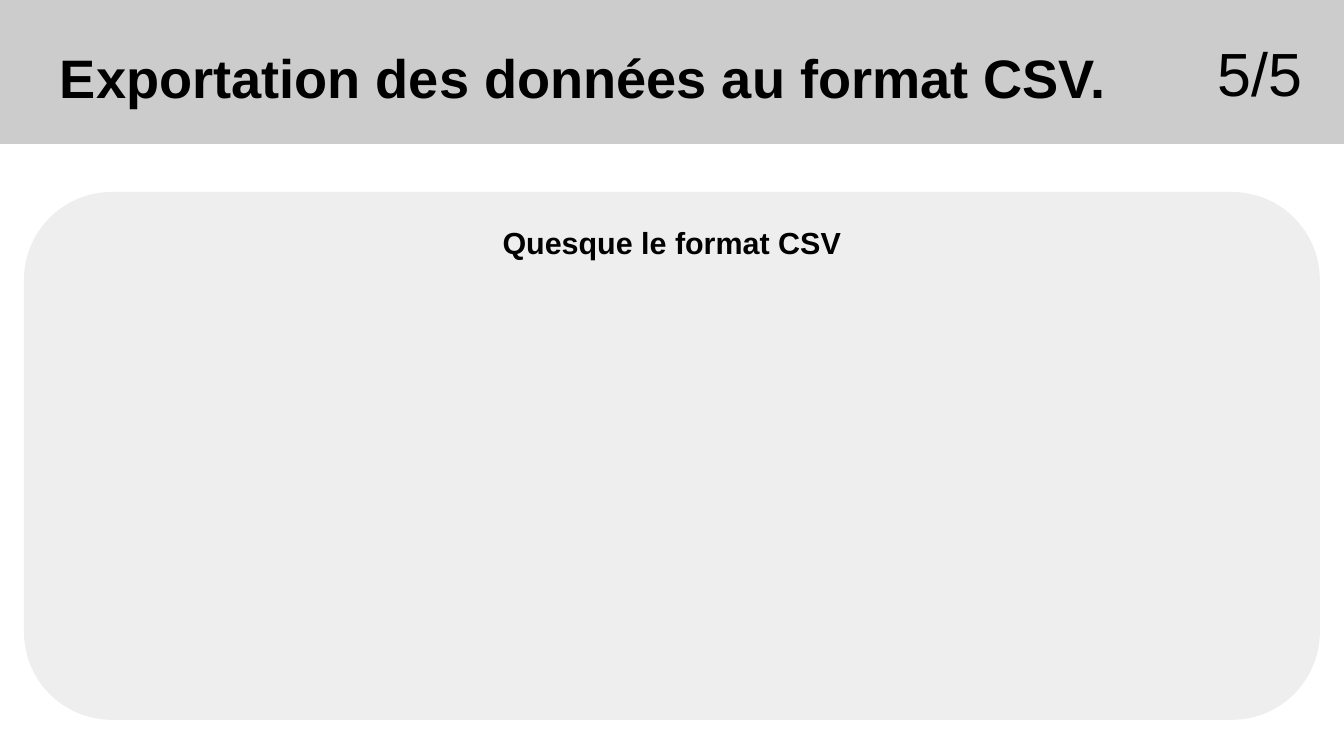
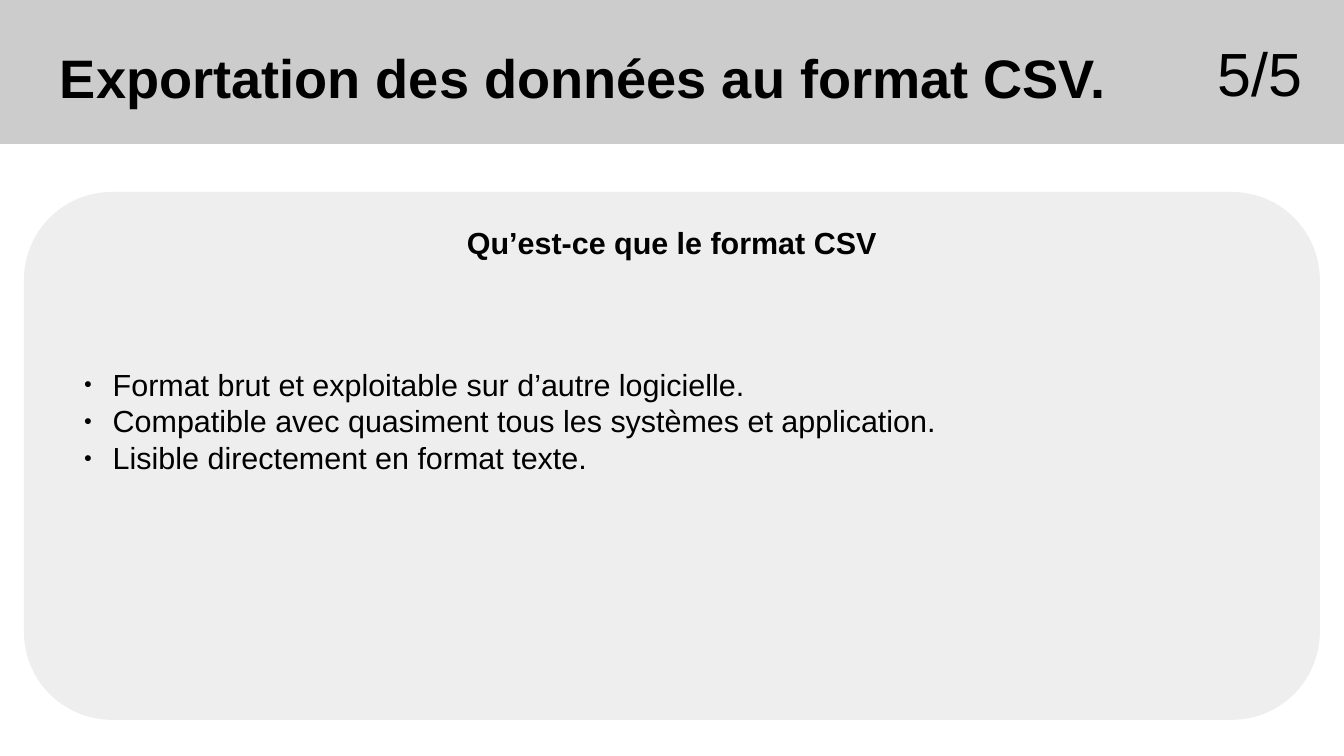
Before and after one commit to Sauvage89/sechoir-houblon, a slide deck: slide 38 of doc/diaporama/revu2/revu2_sauvage.odp (slide 34 before the commit). Drawn at 1344x756 pixels with LibreOffice and Linux fonts; fonts in the diff are those of the drawing. Boxes give left, top, right and bottom in pixels: in the first picture for what was removed or moved away, otherwise in the second. Text is boxed around its words. In the diff, an @@ line names an element or a change of style, - is before the commit and + after.

```diff
--- a/doc/diaporama/revu2/revu2_sauvage.odp
+++ b/doc/diaporama/revu2/revu2_sauvage.odp
@@ text in rounded rectangle at bbox=[467, 232, 877, 260]: text changed @@
-Quesque le format CSV
+Qu’est-ce que le format CSV
@@ text added at bbox=[113, 374, 935, 470], 18 pt, text #000000 @@
+● Format brut et exploitable sur d’autre logicielle.
+● Compatible avec quasiment tous les systèmes et application.
+● Lisible directement en format texte.
```
Also in this commit, not shown: 18 other slides changed, 9 slides added, 3 slides removed.
